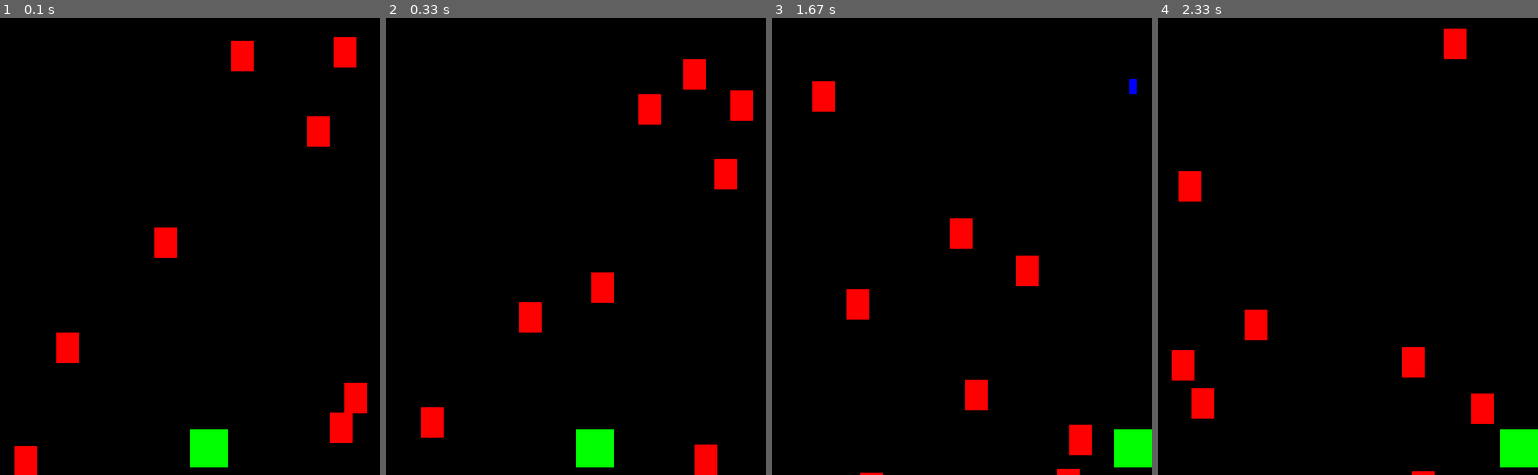
Above: before the commit, frames 1-4 (left to right).
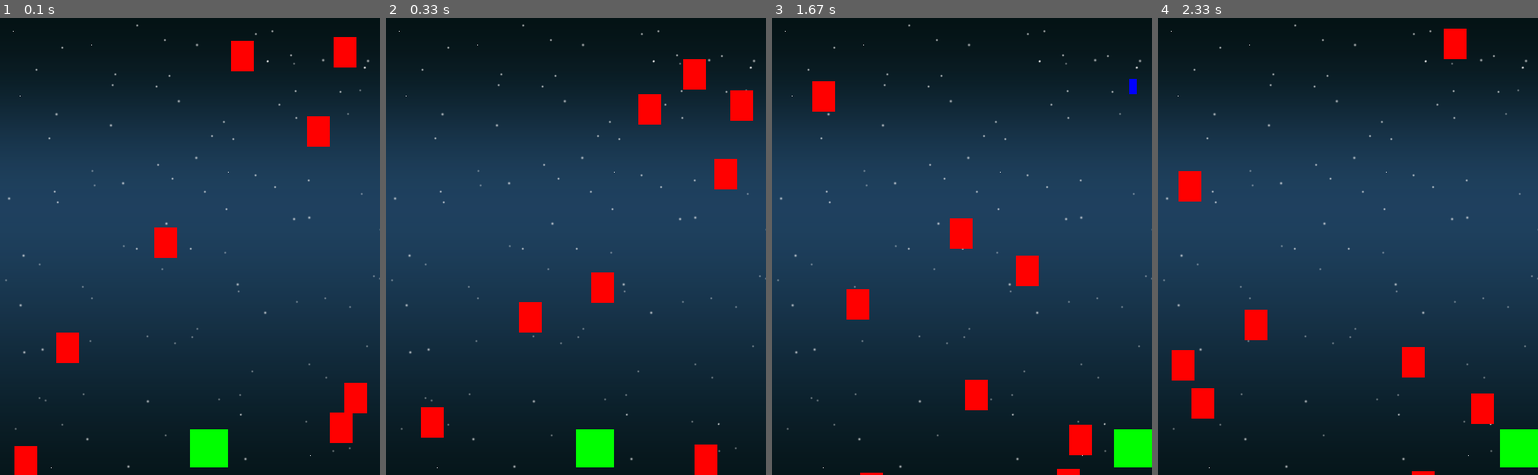
Above: after the commit, the same moments.

Repository: AndyLiu0330/pygame_for_CSA
Game: pygame game, started from main.py
Same seed, same stepped clock (60 frames per second), same inputs: the game is played once before the commit and once after it.
Inputs:
- Up to frame 1 (0.1 s): no input
- Up to frame 2 (0.33 s): no input
- Up to frame 3 (1.67 s): hold D 0.33-0.8 s; hold D 0.83-1.3 s; tap Space at 0.9, 1.2 s
- Up to frame 4 (2.33 s): no input

The runs differ from the first frame. In frame 1, 92% of the frame differs, in the area x 0-100%, y 1-100%; in frame 2, 91%; in frame 3, 92%; in frame 4, 92%.

Commit message:
Add assets for game including images, sounds, and font

Diff:
--- a/main.py
+++ b/main.py
@@ -1,6 +1,6 @@
 import pygame
 import random
-
+import os
 # 初始化
 pygame.init()
 
@@ -12,6 +12,10 @@
 screen = pygame.display.set_mode((Width, Height))
 pygame.display.set_caption("My Game")
 clock = pygame.time.Clock()
+
+
+# 載入圖片
+backgroundImg = pygame.image.load(os.path.join("img", "background.png")).convert()
 
 # 玩家類
 class Player(pygame.sprite.Sprite):
@@ -115,6 +119,7 @@
 
 
     screen.fill(White)
+    screen.blit(backgroundImg, (0, 0))
     all_sprites.draw(screen)
     pygame.display.update()
 
Binary file added: img/background.png
Binary file added: img/bullet.png
Binary file added: img/expl0.png
Binary file added: img/expl1.png
Binary file added: img/expl2.png
Binary file added: img/expl3.png
Binary file added: img/expl4.png
Binary file added: img/expl5.png
Binary file added: img/expl6.png
Binary file added: img/expl7.png
Binary file added: img/expl8.png
Binary file added: img/gun.png
(and 28 more such lines)
